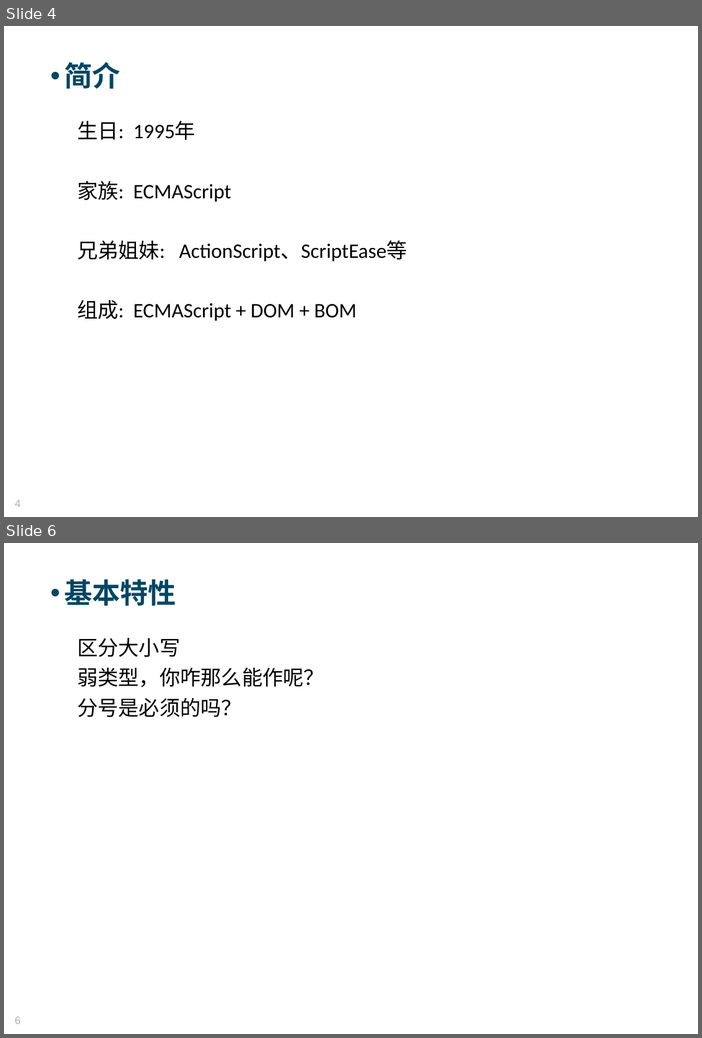
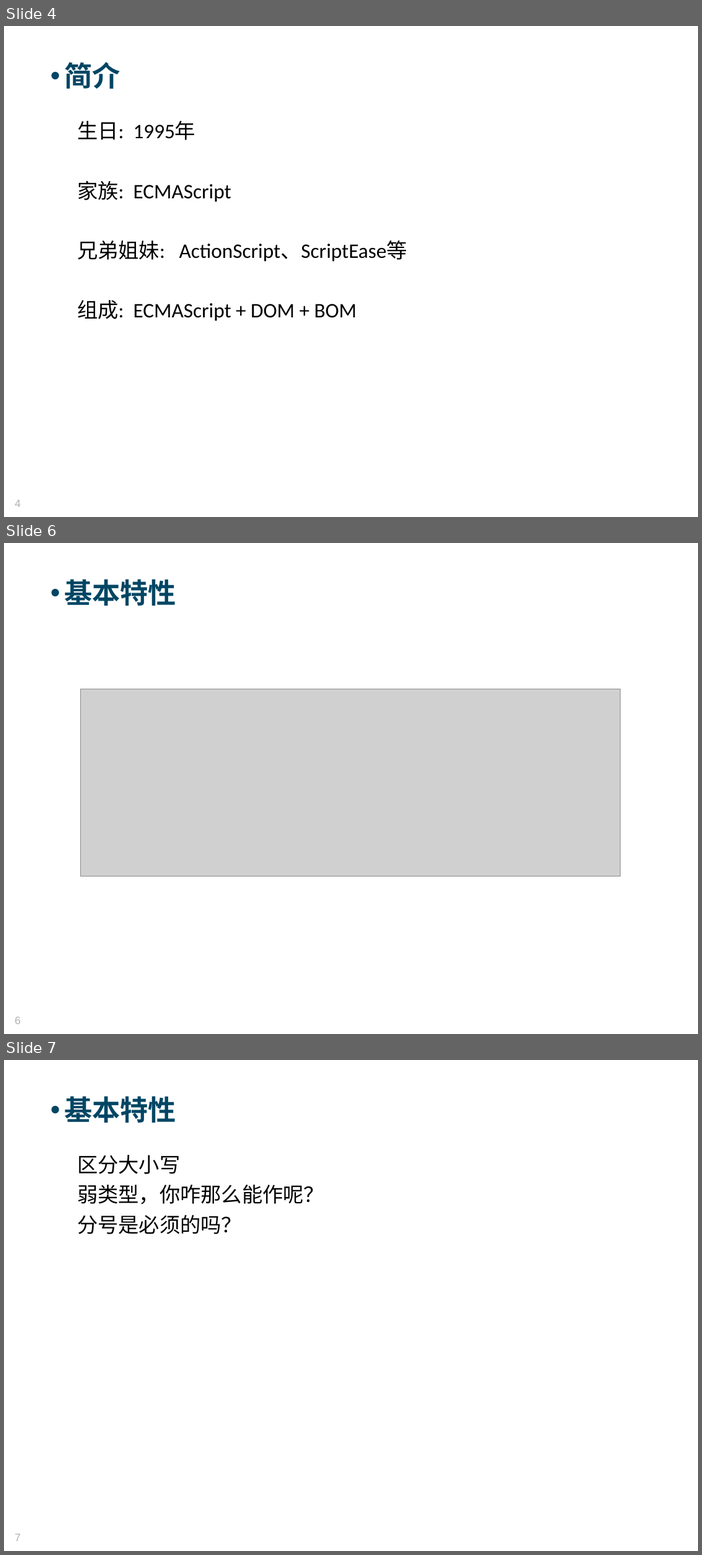
Before and after one commit to Moses824/Train-Javascript-Basic, a slide deck: Train_Javascript_Basic.ppt. Shown one above the other, each under a label of ours: slides 4 and 6 before the commit, slides 4, 6 and 7 after it; the slides between them are not shown. The pictures are 702x1038 and 702x1555 pixels, drawn with LibreOffice and Linux fonts; fonts in the diff are those of the drawing; grey boxes stand for pictures; background and template pictures are left out. Boxes give left, top, right and bottom in pixels: in the first picture for what was removed or moved away, otherwise in the second. Text is boxed around its words. In the diff, an @@ line names an element or a change of style, - is before the commit and + after.

```diff
--- a/Train_Javascript_Basic.ppt
+++ b/Train_Javascript_Basic.ppt
@@ slide 6 added at (4, 543, 698, 1034), background picture (left out) @@
@@ text added at (64, 579, 176, 606), 34 pt, text #004664, bold @@
+• 基本特性
@@ picture added at (81, 689, 620, 876) @@
@@ page number added at (15, 1017, 21, 1024), 13 pt, text #B2B2B2 @@
+6
@@ what was slide 6 is now slide 7 @@
@@ page number at (15, 1534, 21, 1541): text changed @@
-6
+7
```
Also in this commit, not shown: 1 slide changed, 5 other files.
